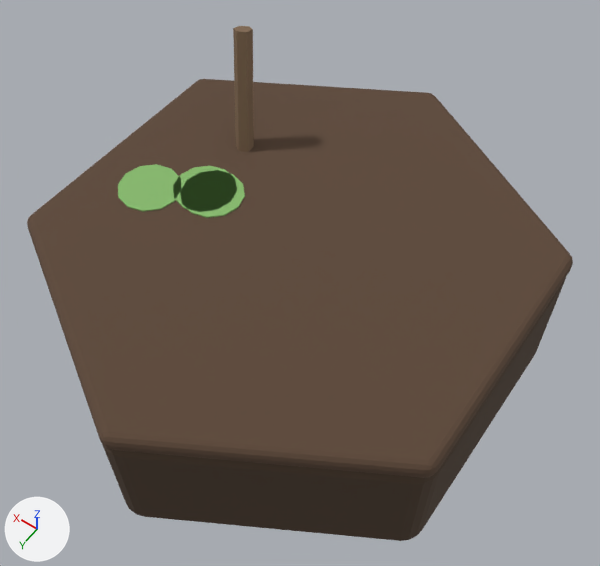
The glTF model bramblecrown/assets/models/hex_water.glb: old version first, new version second.
One viewpoint serves both versions: a camera (50 mm lens) standing at (-1.14, 1.57, 2.01) and looking at (-0.07, 0.07, -0.35). Arrows for +X, +Y and +Z are at lower left; the lights stay in place. The older version comes first. Vertices at exactly the same position are counted once.

Objects in the first picture: 'hex_water'.
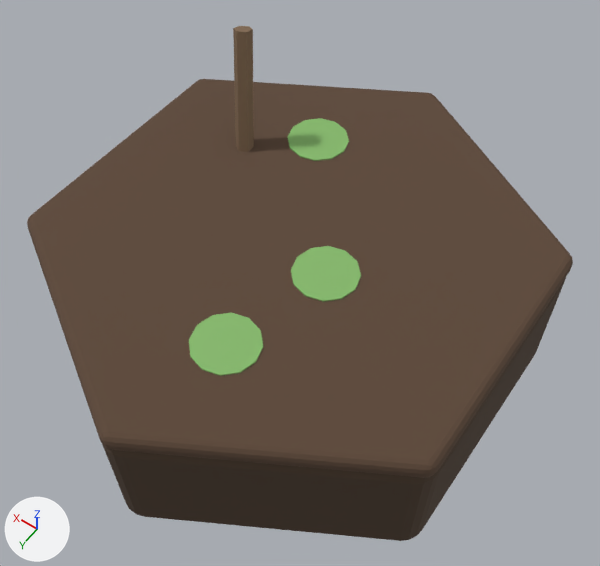
Pixel boxes [x1, y1, x2, y2] of what changed, in the pictures (600 x 566 px; the box of a moved part takes in the faces that stretch with it):
part 1 of me_base, moved or reshaped
    before: [173, 166, 237, 212]
    after: [287, 118, 349, 161]
part 2 of me_base, moved or reshaped
    before: [180, 170, 245, 218]
    after: [189, 313, 263, 376]
part 3 of me_base, moved or reshaped
    before: [118, 164, 182, 212]
    after: [291, 246, 361, 302]

Patch to the scene script:
```diff
--- a/bramblecrown/assets/models/hex_water.glb.py
+++ b/bramblecrown/assets/models/hex_water.glb.py
@@ me_base @@
 me_base.from_pydata(...)  # 372 vertices, 720 faces; spans x -0.85..0.85, y -0.97..0.97, z -0.8..0.25
 # used by ob_hex_water; location = (0.0, 0.0, 0.0)
+# me_base part 1: the loose piece of 24 vertices spanning x 0.28..0.52, y -0.11..0.13, z -0.2 is moved by (-0.19, -0.46, 0.0)
+# me_base part 2: the loose piece of 24 vertices spanning x 0.25..0.49, y -0.11..0.13, z -0.2 is moved by (-0.45, 0.49, 0.0)
+# me_base part 3: the loose piece of 24 vertices spanning x 0.45..0.69, y 0.0..0.24, z -0.2 is moved by (-0.76, -0.04, 0.0)
 me_base.materials.append(mat_soil_dark)
```
